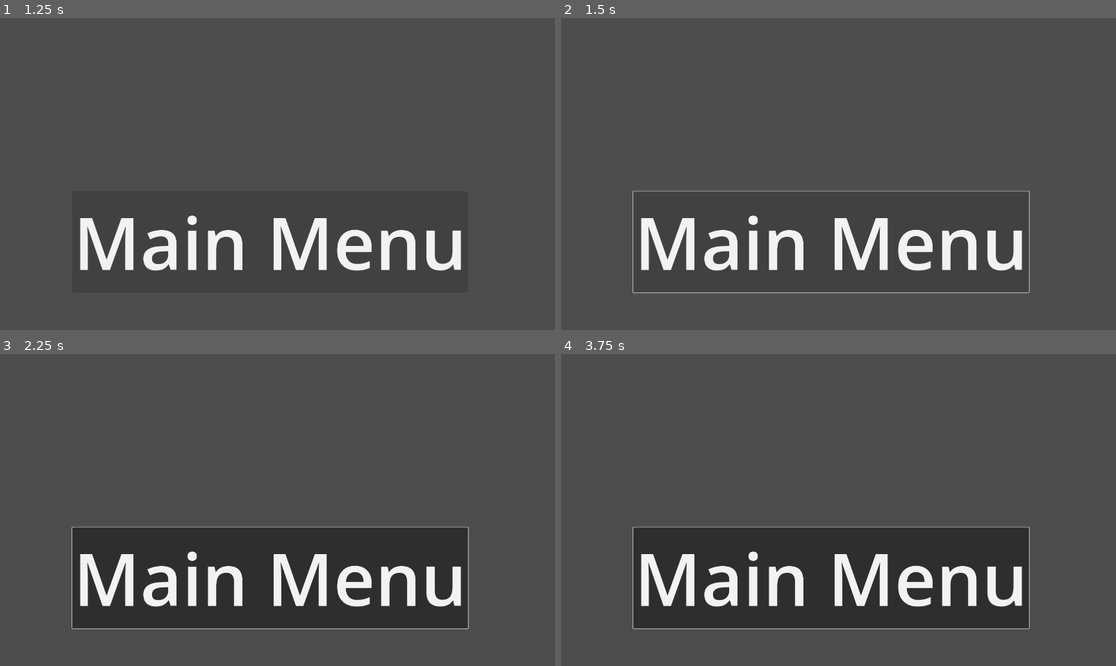
Above: before the commit, frames 1-4 (two rows, left to right).
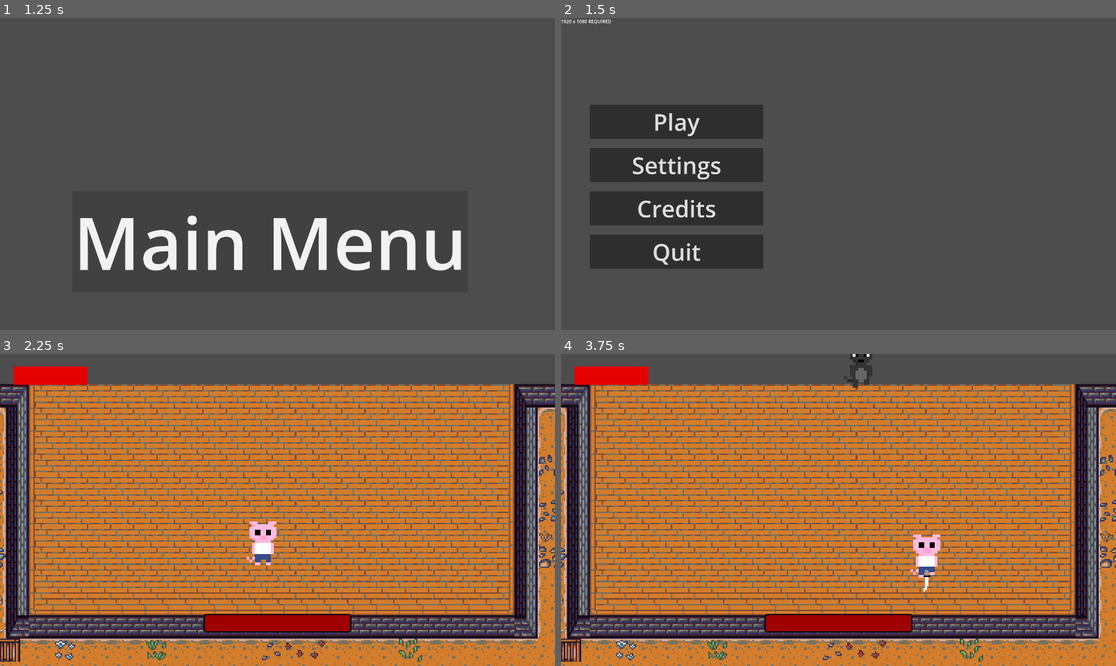
Above: after the commit, the same moments.

Repository: VeryVeryCoolName/atestathorror
Game: Godot game, scene res://Scenes/main_menu.tscn
Same seed, same stepped clock (60 frames per second), same inputs: the game is played once before the commit and once after it. Sound files missing from this copy of the repository are replaced by a short silence.
Inputs (mouse positions are in pixels of both pictures, inside the frame that each line leads up to):
- Up to frame 1 (1.25 s): click "Credits" at 0.5 s
- Up to frame 2 (1.5 s): click "Main Menu" at 1.25 s
- Up to frame 3 (2.25 s): click (116, 456) at 2 s, where only the run after the commit has a clickable "Play"
- Up to frame 4 (3.75 s): hold D (MoveRight) 2.78-3.53 s; tap Z (Attack) at 2.85, 3.6 s; hold S (MoveDown) from 3.53 s (still down)

Frame 1 is identical in both runs. In frame 2, 14% of the frame differs, in the area x 0-85%, y 0-89%; in frame 3, 88%; in frame 4, 89%, in the area x 0-100%, y 0-100%.

Commit message:
Adaugare conectori credite
nu mergeau semnalele din scriptul de settings deci a trebuit sa fac un script separat

Diff:
--- a/Scenes/credits.tscn
+++ b/Scenes/credits.tscn
@@ -1,6 +1,6 @@
 [gd_scene load_steps=2 format=3 uid="uid://qq53fo426hkf"]
 
-[ext_resource type="Script" uid="uid://76gaj3ej202x" path="res://Scripts/settings.gd" id="1_r18jl"]
+[ext_resource type="Script" uid="uid://d4k8cntlfcaj" path="res://Scripts/credits.gd" id="1_r18jl"]
 
 [node name="Credits" type="Control"]
 layout_mode = 3
@@ -9,6 +9,7 @@
 anchor_bottom = 1.0
 grow_horizontal = 2
 grow_vertical = 2
+script = ExtResource("1_r18jl")
 
 [node name="MainMenu" type="Button" parent="."]
 layout_mode = 0
@@ -18,6 +19,5 @@
 offset_bottom = 950.0
 theme_override_font_sizes/font_size = 250
 text = "Main Menu"
-script = ExtResource("1_r18jl")
 
-[connection signal="pressed" from="MainMenu" to="MainMenu" method="_on_pressed"]
+[connection signal="pressed" from="MainMenu" to="." method="_on_main_menu_pressed"]
--- /dev/null
+++ b/Scripts/credits.gd
@@ -0,0 +1,4 @@
+extends Node
+
+func _on_main_menu_pressed() -> void:
+	get_tree().change_scene_to_file("res://Scenes/main_menu.tscn")
Not shown, added: Scripts/credits.gd.uid
